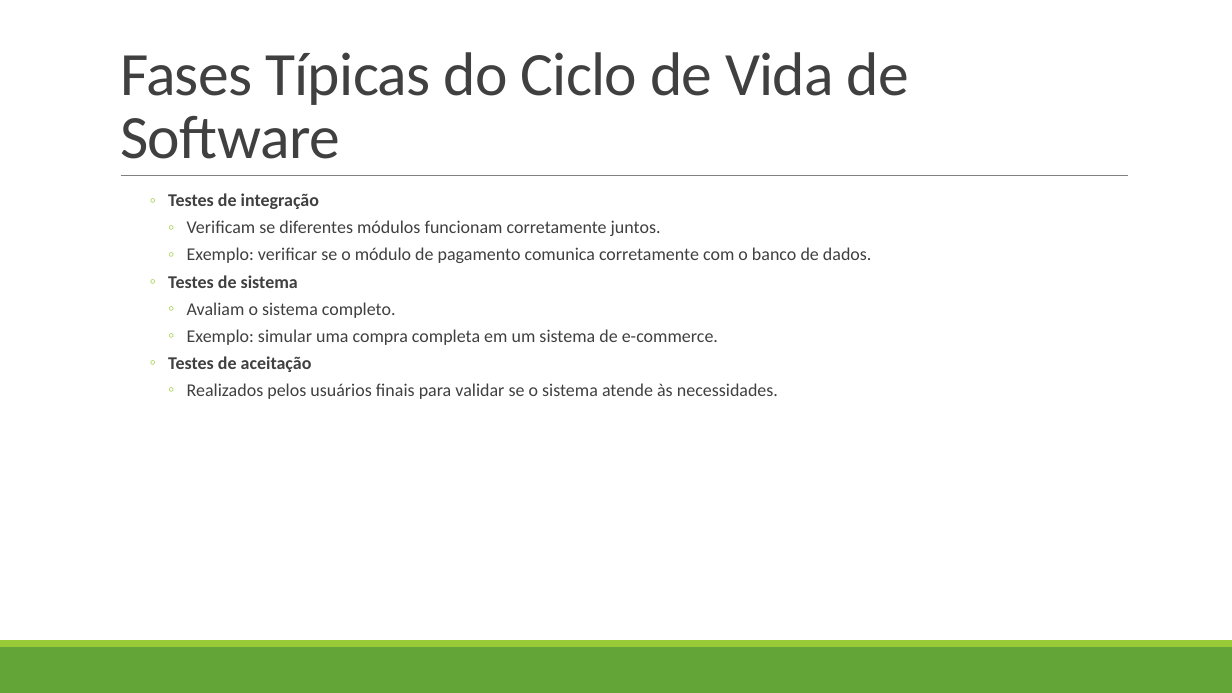
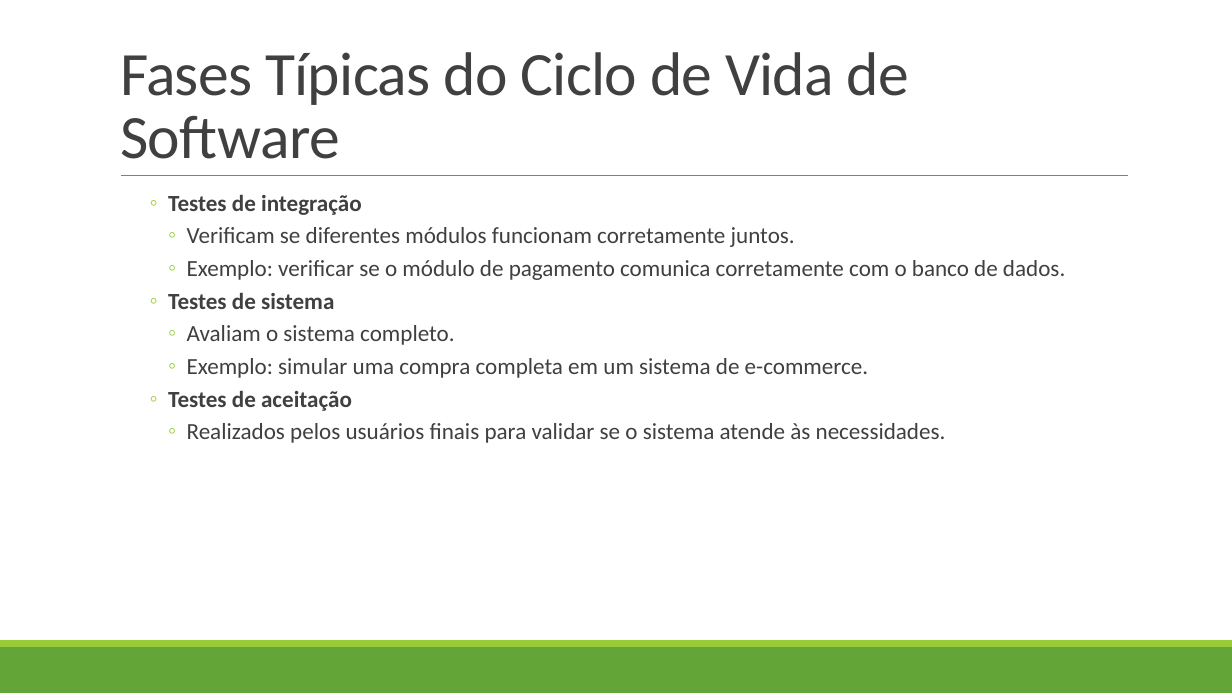
Before and after one commit to profAndreSouza/Material, a slide deck: slide 24 of Engenharia de Software/04 Ciclo de Vida de Software.pptx. Drawn at 1232x693 pixels with LibreOffice and Linux fonts; fonts in the diff are those of the drawing. Boxes give left, top, right and bottom in pixels: in the first picture for what was removed or moved away, otherwise in the second. Text is boxed around its words. In the diff, an @@ line names an element or a change of style, - is before the commit and + after.

```diff
--- a/Engenharia de Software/04 Ciclo de Vida de Software.pptx
+++ b/Engenharia de Software/04 Ciclo de Vida de Software.pptx
@@ text "Testes de integração" at [168, 195, 1065, 443]: size 14 to 18 pt @@
```
Also in this commit, not shown: 32 other slides changed, 2 other files.
